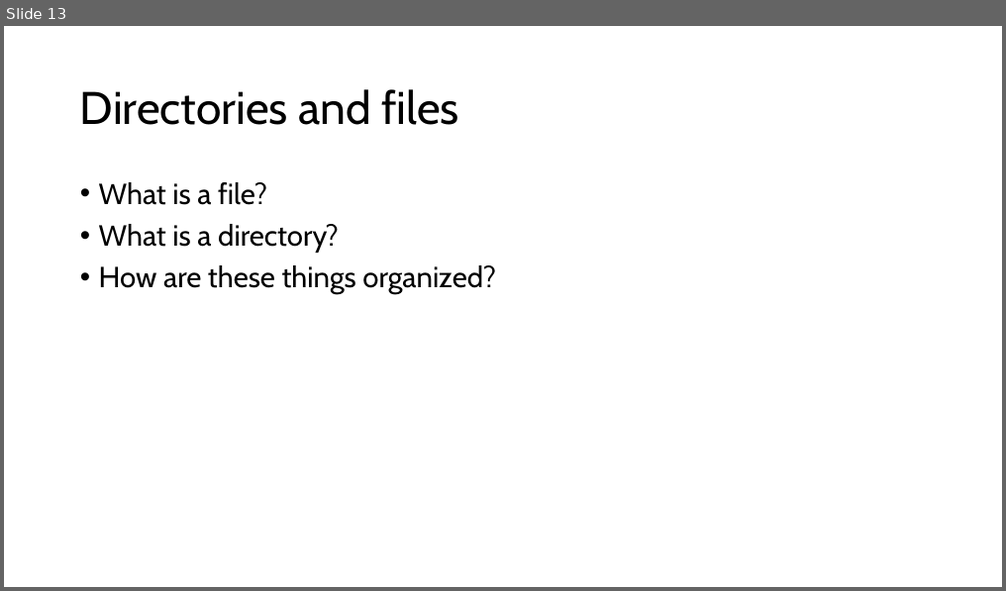
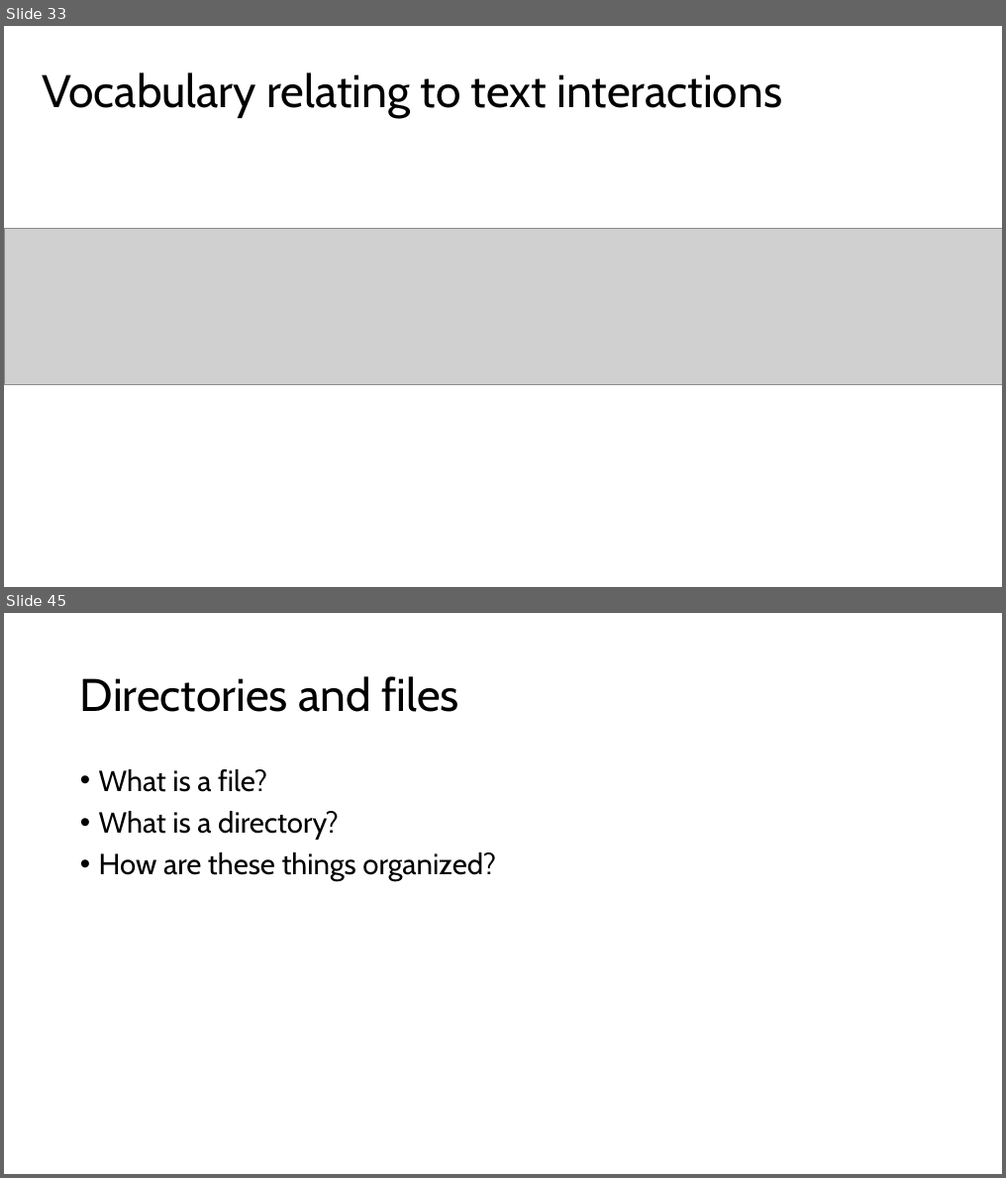
Before and after one commit to harvardinformatics/short-trainings, a slide deck: cmd-line-101/filesystems.pptx. Shown one above the other, each under a label of ours: slide 13 before the commit, slides 33 and 45 after it; the slides between them are not shown. The pictures are 1006x591 and 1006x1178 pixels, drawn with LibreOffice and Linux fonts; fonts in the diff are those of the drawing; grey boxes stand for pictures. Boxes give left, top, right and bottom in pixels: in the first picture for what was removed or moved away, otherwise in the second. Text is boxed around its words. In the diff, an @@ line names an element or a change of style, - is before the commit and + after.

```diff
--- a/cmd-line-101/filesystems.pptx
+++ b/cmd-line-101/filesystems.pptx
@@ slide 33 added at <box>4,26,1002,587</box>, background #FFFFFF @@
@@ title added at <box>43,73,783,118</box>, 44 pt, text #000000 @@
+Vocabulary relating to text interactions
@@ picture added at <box>4,229,1002,384</box> @@
@@ what was slide 13 is now slide 45 @@
```
Also in this commit, not shown: 3 slides changed, 31 other slides added.
